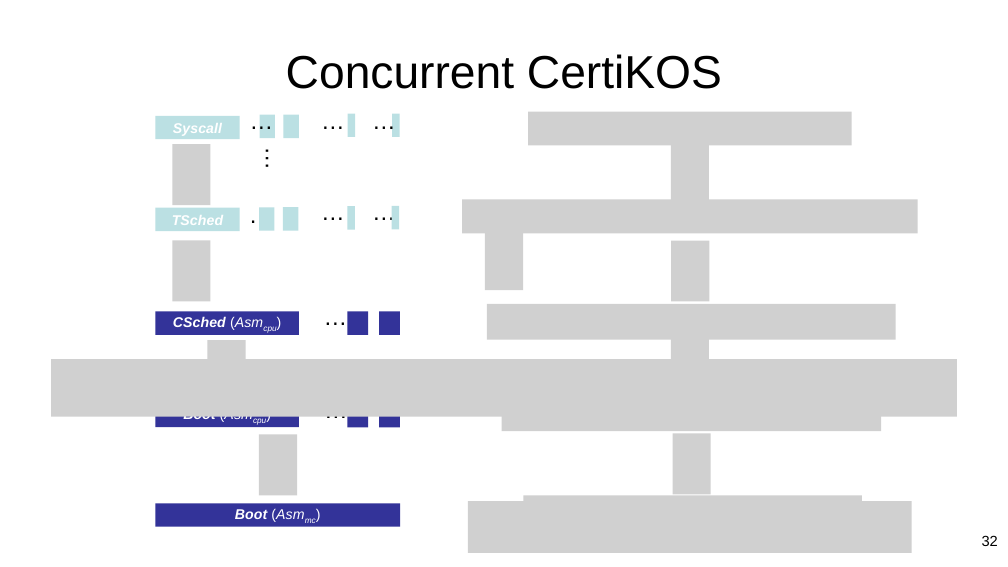
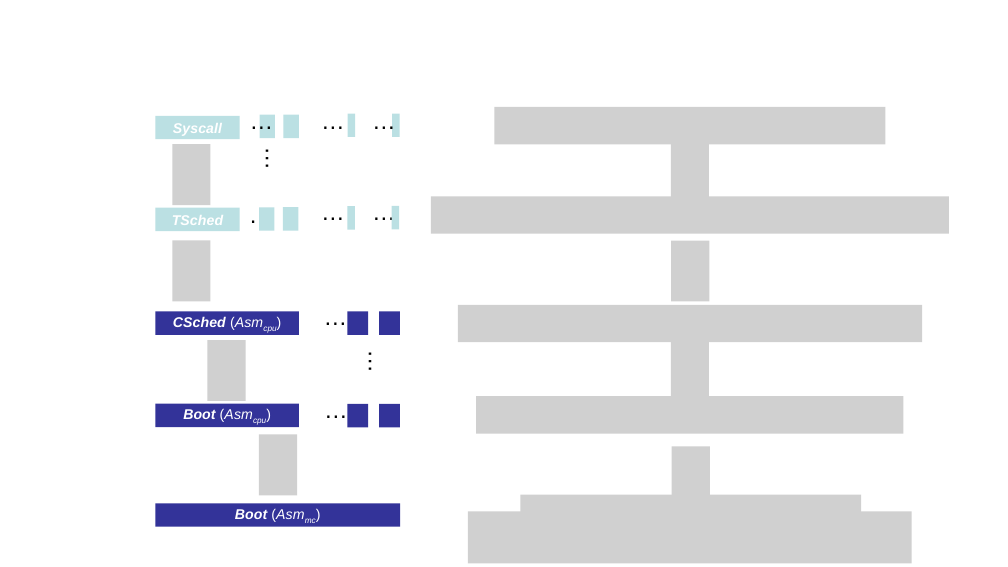
Before and after one commit to jieungkim/phd_thesis, a slide deck: slide 13 of figs/conlink/concurrent_linking.pptx (slide 32 before the commit). Drawn at 1008x567 pixels with LibreOffice and Linux fonts; fonts in the diff are those of the drawing; grey boxes stand for pictures. Boxes give left, top, right and bottom in pixels: in the first picture for what was removed or moved away, otherwise in the second. Text is boxed around its words. In the diff, an @@ line names an element or a change of style, - is before the commit and + after.

Commit message:
add hardware configuration instance in certikos chapter

```diff
--- a/figs/conlink/concurrent_linking.pptx
+++ b/figs/conlink/concurrent_linking.pptx
@@ title removed at (286, 54, 722, 89) @@
-Concurrent CertiKOS
@@ picture: place and size @@
-picture at (528, 112, 852, 146)
+picture at (494, 107, 885, 144)
@@ picture: place and size @@
-picture at (462, 200, 917, 234)
+picture at (431, 197, 950, 234)
@@ picture removed at (485, 230, 523, 290) @@
@@ picture: place and size @@
-picture at (487, 303, 896, 339)
+picture at (458, 304, 922, 342)
@@ picture removed at (51, 359, 957, 416) @@
@@ text added at (343, 363, 382, 384), 16.9 pt, text #000000 @@
+…
@@ picture: place and size @@
-picture at (502, 395, 881, 430)
+picture at (476, 396, 903, 433)
@@ picture: place and size @@
-picture at (672, 433, 711, 494)
+picture at (671, 447, 710, 507)
@@ picture: place and size @@
-picture at (468, 501, 911, 552)
+picture at (468, 511, 911, 562)
@@ page number removed at (982, 535, 998, 546) @@
-32
```
Also in this commit, not shown: 22 other slides changed, 8 slides added, 13 slides removed, 10 other files.
